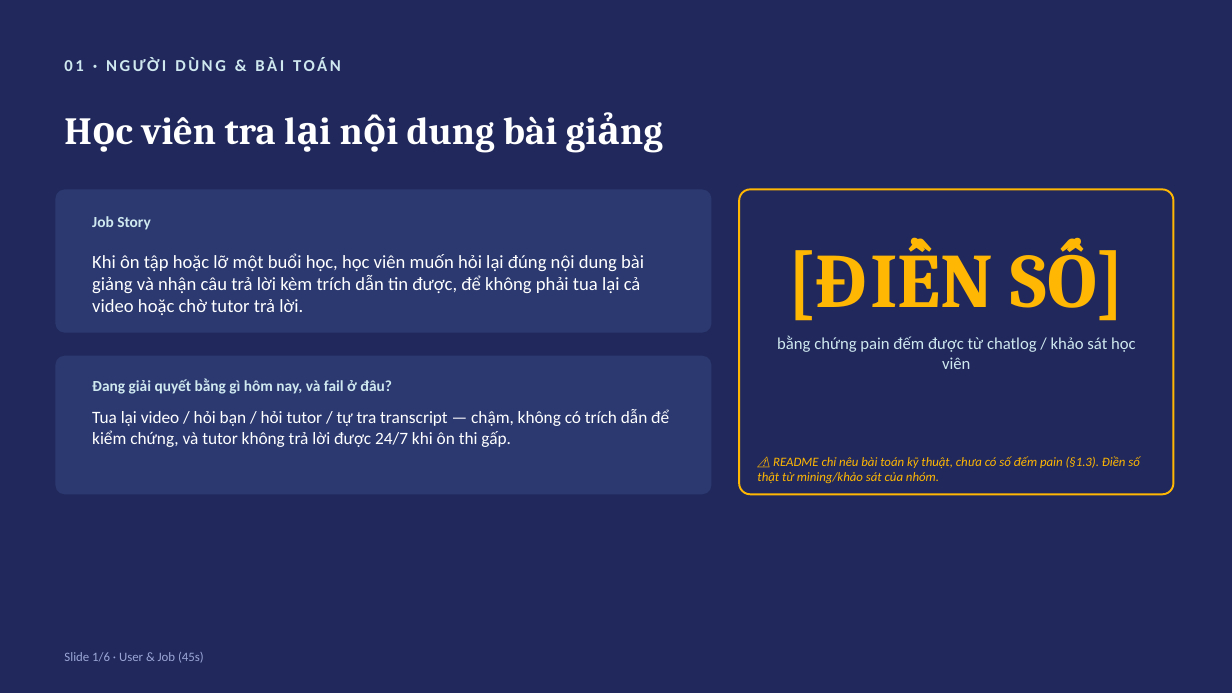
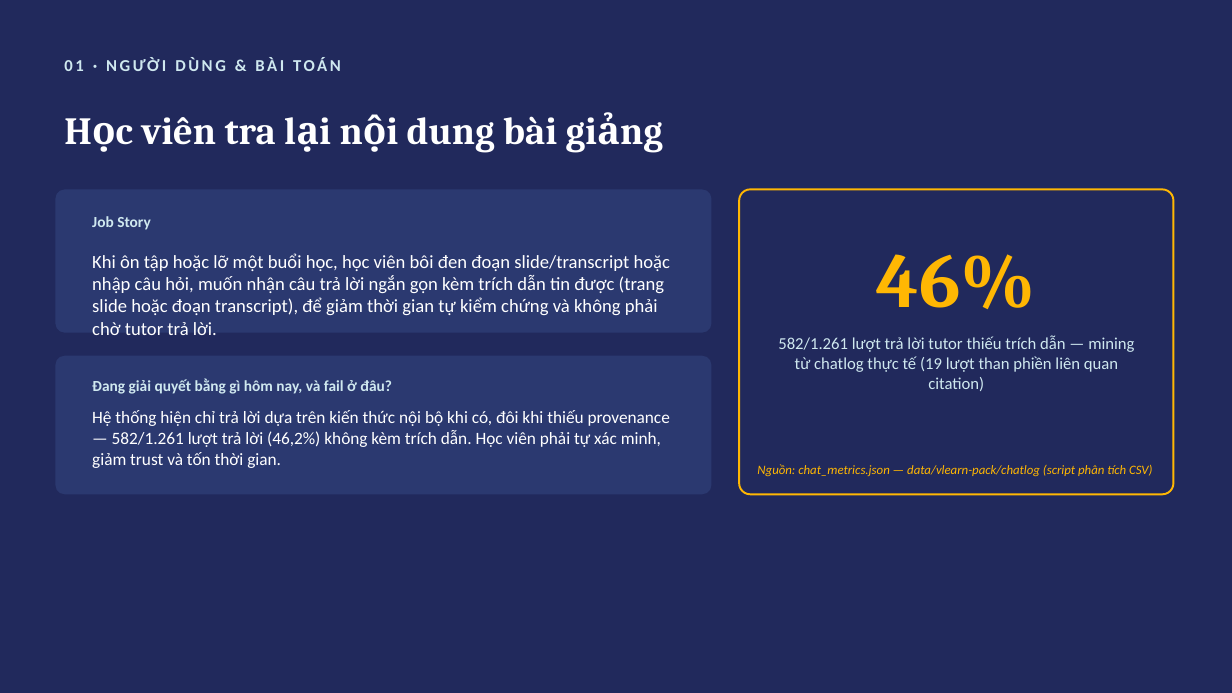
Before and after one commit to Pistachio-Big/K3-hackathon-Funny-E403, a slide deck: slide 1 of slides.pptx. Drawn at 1232x693 pixels with LibreOffice and Linux fonts; fonts in the diff are those of the drawing. Boxes give left, top, right and bottom in pixels: in the first picture for what was removed or moved away, otherwise in the second. Text is boxed around its words. In the diff, an @@ line names an element or a change of style, - is before the commit and + after.

```diff
--- a/slides.pptx
+++ b/slides.pptx
@@ text at (x1=92, y1=253, x2=670, y2=335): text changed @@
-Khi ôn tập hoặc lỡ một buổi học, học viên muốn hỏi lại đúng nội dung bài giảng và nhận câu trả lời kèm trích dẫn tin được, để không phải tua lại cả video hoặc chờ tutor trả lời.
+Khi ôn tập hoặc lỡ một buổi học, học viên bôi đen đoạn slide/transcript hoặc nhập câu hỏi, muốn nhận câu trả lời ngắn gọn kèm trích dẫn tin được (trang slide hoặc đoạn transcript), để giảm thời gian tự kiểm chứng và không phải chờ tutor trả lời.
@@ text at (x1=877, y1=254, x2=1036, y2=309): text changed @@
-[ĐIỀN SỐ]
+46%
@@ text at (x1=778, y1=335, x2=1134, y2=391): text changed @@
-bằng chứng pain đếm được từ chatlog / khảo sát học viên
+582/1.261 lượt trả lời tutor thiếu trích dẫn — mining từ chatlog thực tế (19 lượt than phiền liên quan citation)
@@ text at (x1=92, y1=410, x2=670, y2=468): text changed @@
-Tua lại video / hỏi bạn / hỏi tutor / tự tra transcript — chậm, không có trích dẫn để kiểm chứng, và tutor không trả lời được 24/7 khi ôn thi gấp.
+Hệ thống hiện chỉ trả lời dựa trên kiến thức nội bộ khi có, đôi khi thiếu provenance — 582/1.261 lượt trả lời (46,2%) không kèm trích dẫn. Học viên phải tự xác minh, giảm trust và tốn thời gian.
@@ text at (x1=757, y1=464, x2=1152, y2=476): text changed @@
-⚠ README chỉ nêu bài toán kỹ thuật, chưa có số đếm pain (§1.3). Điền số thật từ mining/khảo sát của nhóm.
+Nguồn: chat_metrics.json — data/vlearn-pack/chatlog (script phân tích CSV)
@@ text removed at (x1=64, y1=652, x2=204, y2=663) @@
-Slide 1/6 · User & Job (45s)
```
Also in this commit, not shown: 4 other slides changed, 1 slide added, 1 slide removed, 1 other file.
